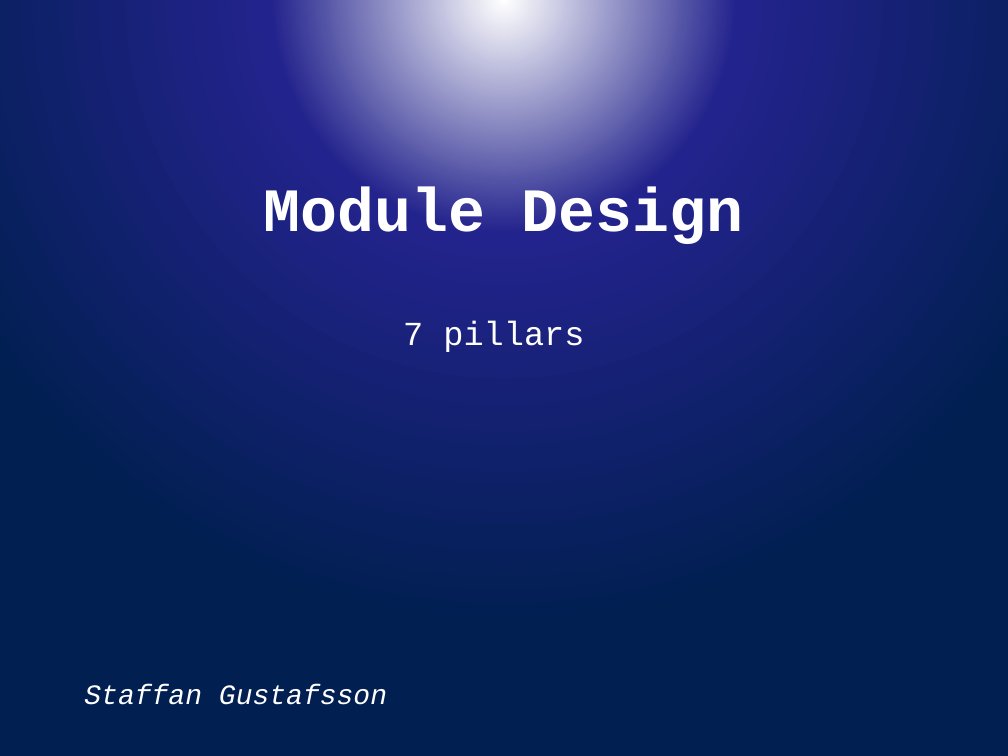
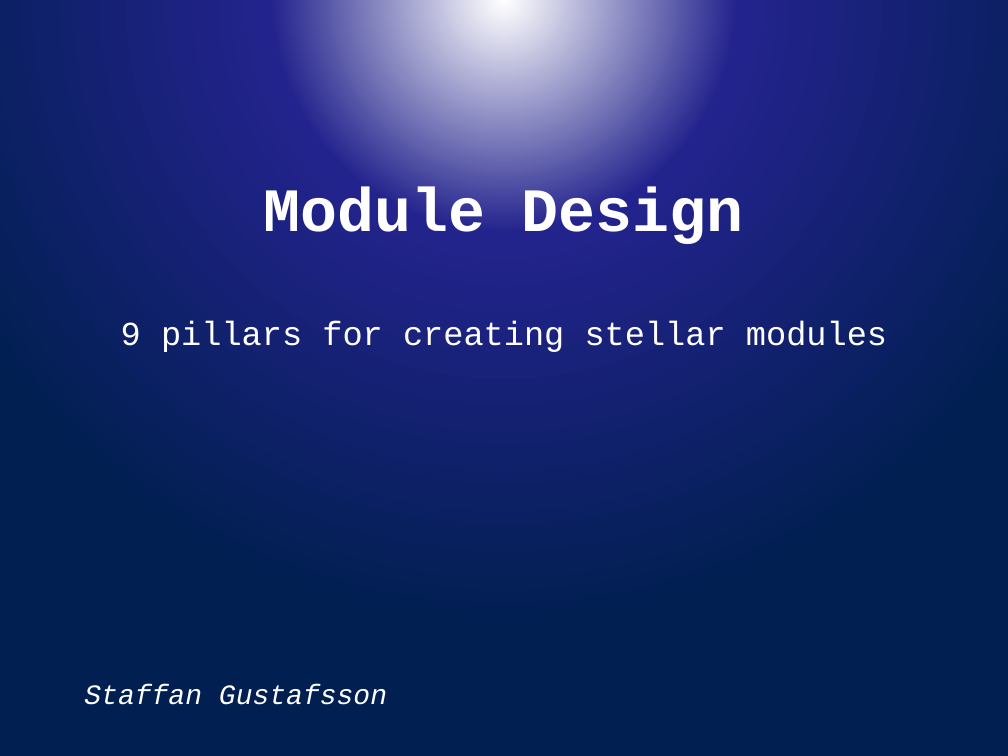
Before and after one commit to powercode/PSConfEU, a slide deck: slide 1 of PSCONFEU_Modules2017.pptx. Drawn at 1008x756 pixels with LibreOffice and Linux fonts; fonts in the diff are those of the drawing; background and template pictures are left out. Boxes give left, top, right and bottom in pixels: in the first picture for what was removed or moved away, otherwise in the second. Text is boxed around its words. In the diff, an @@ line names an element or a change of style, - is before the commit and + after.

```diff
--- a/PSCONFEU_Modules2017.pptx
+++ b/PSCONFEU_Modules2017.pptx
@@ text at [121, 320, 887, 352]: text changed @@
-7 pillars
+9 pillars for creating stellar modules
```
Also in this commit, not shown: 3 other slides changed, 1 slide removed.
